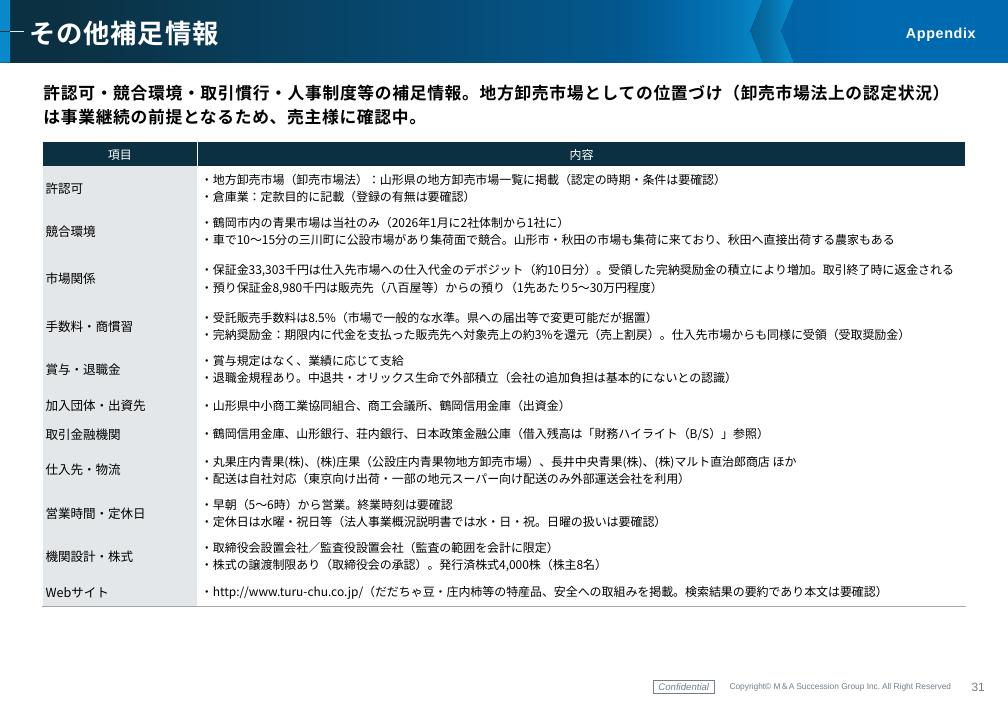
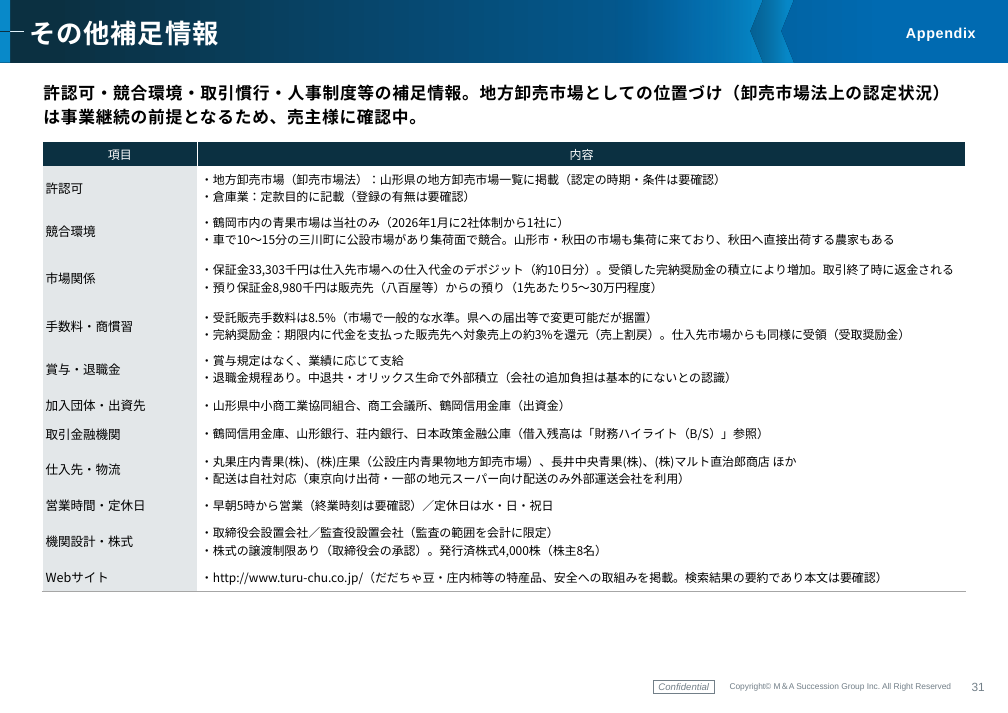
Before and after one commit to keisuketagaito/github-1st, a slide deck: slide 32 of 株式会社鶴岡中央青果/企業概要書_鶴岡中央青果_261019.pptx. Drawn at 1008x713 pixels with LibreOffice and Linux fonts; fonts in the diff are those of the drawing; background and template pictures are left out. Boxes give left, top, right and bottom in pixels: in the first picture for what was removed or moved away, otherwise in the second. Text is boxed around its words. In the diff, an @@ line names an element or a change of style, - is before the commit and + after.

```diff
--- a/株式会社鶴岡中央青果/企業概要書_鶴岡中央青果_261019.pptx
+++ b/株式会社鶴岡中央青果/企業概要書_鶴岡中央青果_261019.pptx
@@ table at (42, 142, 966, 589) @@
-row 10, column 2: ・早朝（5〜6時）から営業。終業時刻は要確認 / ・定休日は水曜・祝日等（法人事業概況説明書では水・日・祝。日曜の扱いは要確認）
+row 10, column 2: ・早朝5時から営業（終業時刻は要確認）／定休日は水・日・祝日
```
Also in this commit, not shown: 1 other slide changed, 2 other files.
